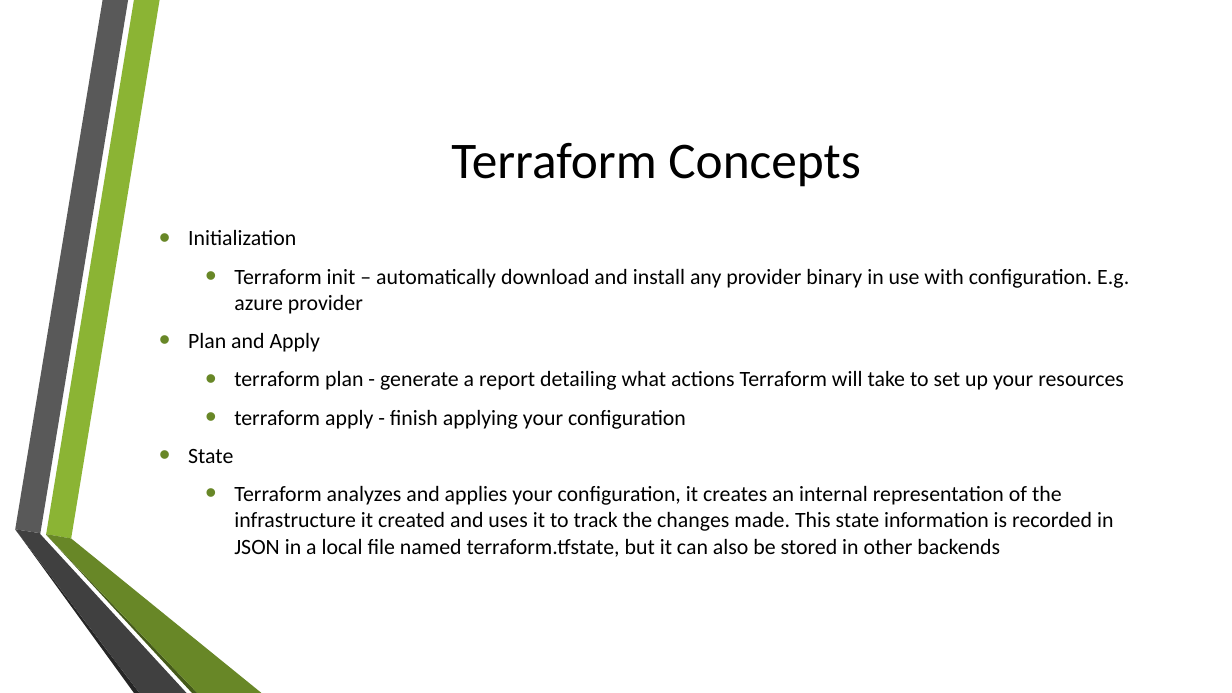
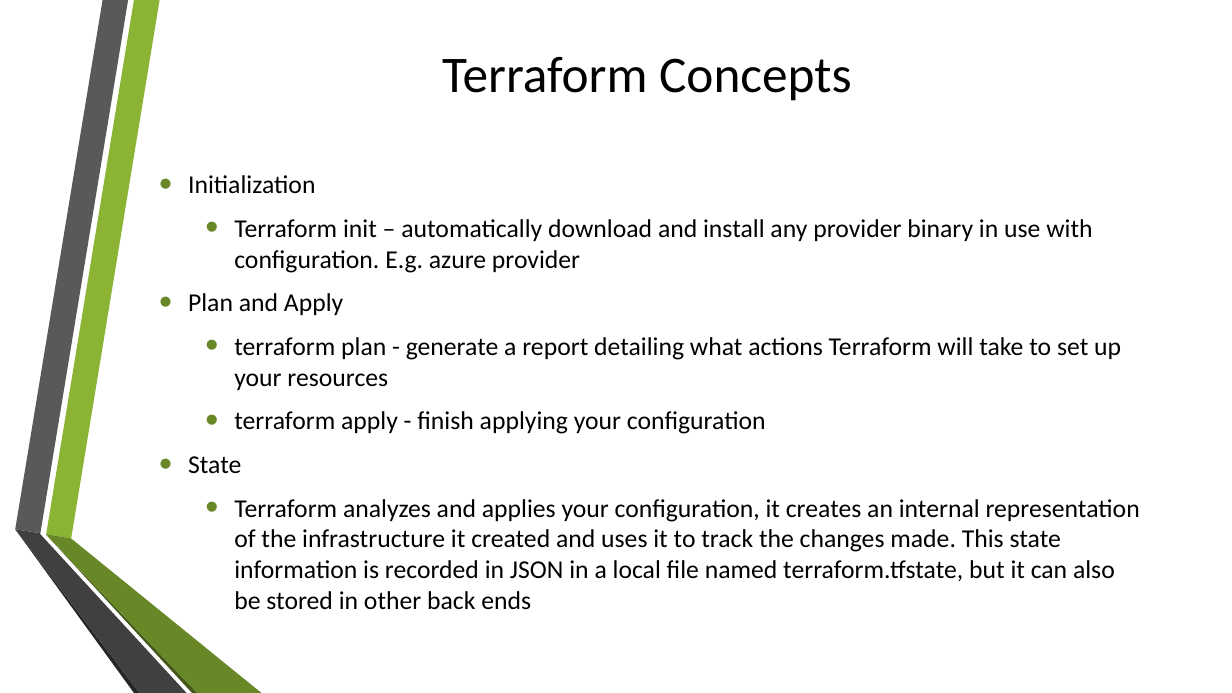
Before and after one commit to amlenduc/terraform, a slide deck: slide 4 of Meetup(06-July).pptx. Drawn at 1232x693 pixels with LibreOffice and Linux fonts; fonts in the diff are those of the drawing; background and template pictures are left out. Boxes give left, top, right and bottom in pixels: in the first picture for what was removed or moved away, otherwise in the second. Text is boxed around its words. In the diff, an @@ line names an element or a change of style, - is before the commit and + after.

```diff
--- a/Meetup(06-July).pptx
+++ b/Meetup(06-July).pptx
@@ title "Terraform Concepts": place and size @@
-title "Terraform Concepts" at <box>451,142,860,187</box>
+title "Terraform Concepts" at <box>442,56,851,101</box>
@@ text "Initialization": place and size @@
-text "Initialization" at <box>188,269,1129,557</box>
+text "Initialization" at <box>188,175,1140,609</box>
@@ text at <box>188,175,1121,474</box>: size 17 to 20 pt in "Initialization", "Terraform init – automatically download and install ...", "Plan and Apply", "terraform plan - generate a report detailing ..." and 2 more places @@
@@ text at <box>234,499,1140,609</box>: text changed; size 17 to 20 pt @@
-  • Terraform analyzes and applies your configuration, it creates an internal representation of the infrastructure it created and uses it to track the changes made. This state information is recorded in JSON in a local file named terraform.tfstate, but it can also be stored in other backends
+  • Terraform analyzes and applies your configuration, it creates an internal representation of the infrastructure it created and uses it to track the changes made. This state information is recorded in JSON in a local file named terraform.tfstate, but it can also be stored in other back ends
```
Also in this commit, not shown: 2 other slides changed.
